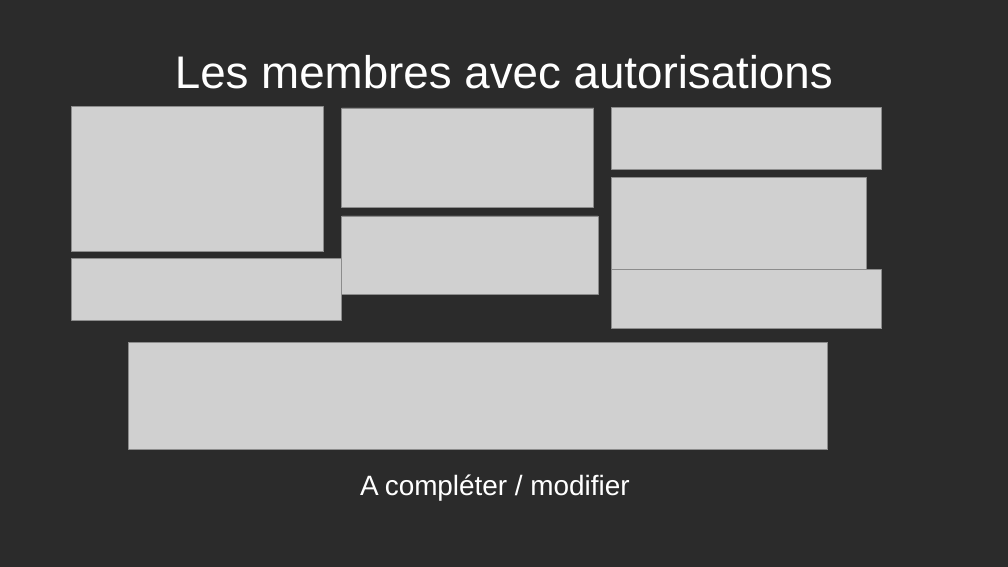
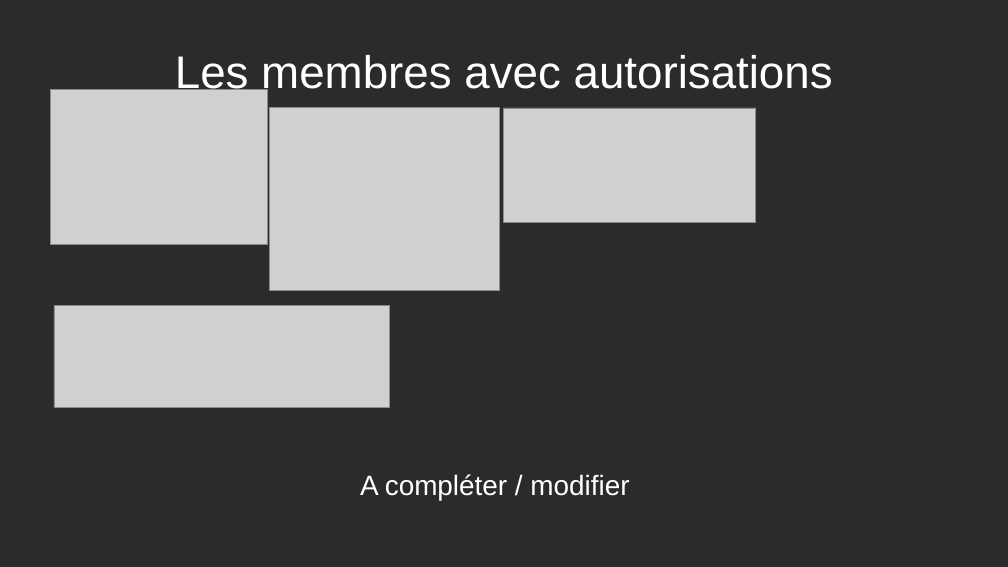
Before and after one commit to jebissey/MyClub, a slide deck: slide 7 of doc/PresentationADA21.odp. Drawn at 1008x567 pixels with LibreOffice and Linux fonts; fonts in the diff are those of the drawing; grey boxes stand for pictures; background and template pictures are left out; a plain dark background stands for a picture behind light text. Boxes give left, top, right and bottom in pixels: in the first picture for what was removed or moved away, otherwise in the second. Text is boxed around its words. In the diff, an @@ line names an element or a change of style, - is before the commit and + after.

```diff
--- a/doc/PresentationADA21.odp
+++ b/doc/PresentationADA21.odp
@@ picture: place and size @@
-picture at [71,107,324,252]
+picture at [50,90,267,244]
@@ picture: place and size @@
-picture at [342,108,595,207]
+picture at [270,108,499,290]
@@ picture: place and size @@
-picture at [612,108,882,169]
+picture at [504,108,756,223]
@@ picture removed at [612,177,867,270] @@
@@ picture removed at [342,216,598,295] @@
@@ picture removed at [612,270,882,328] @@
@@ picture: place and size @@
-picture at [72,259,342,321]
+picture at [54,306,389,408]
@@ picture removed at [129,342,829,450] @@
```
Also in this commit, not shown: 7 other slides changed, 4 other files.
